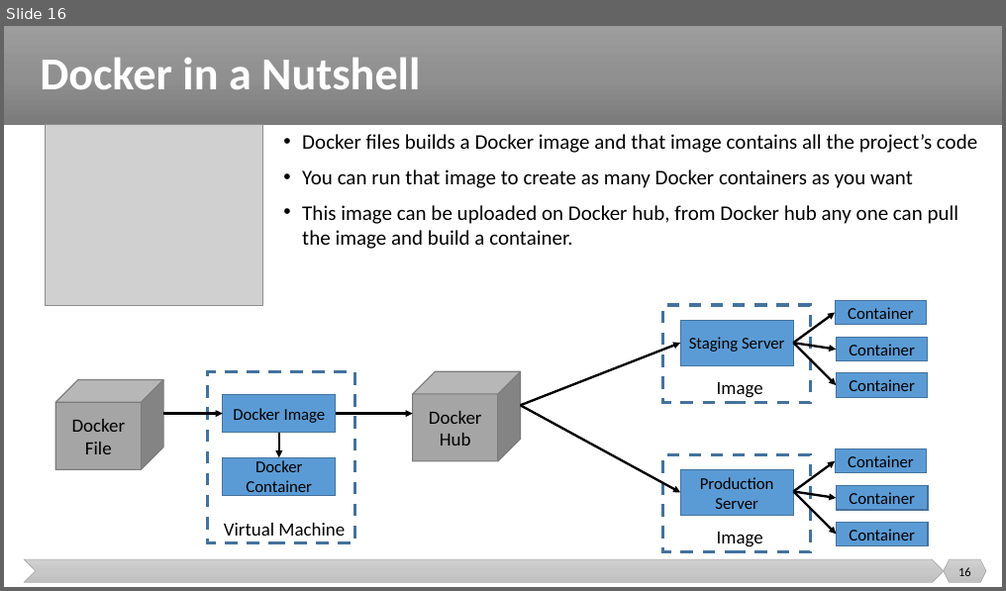
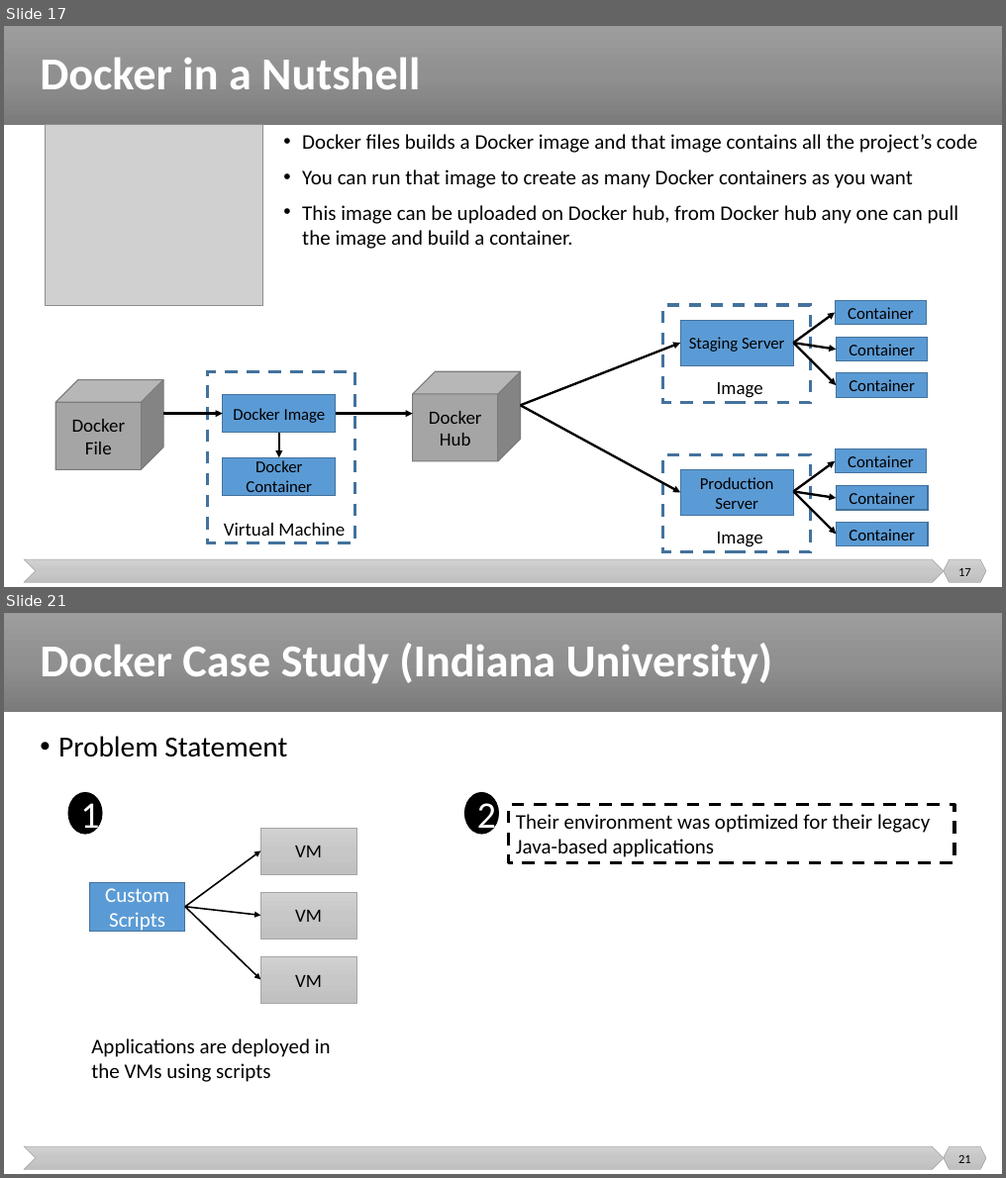
Before and after one commit to malenezi/malenezi, a slide deck: SE489/Lectures/4-Containerization/Containerization.pptx. Shown one above the other, each under a label of ours: slide 16 before the commit, slides 17 and 21 after it; the slides between them are not shown. The pictures are 1006x591 and 1006x1178 pixels, drawn with LibreOffice and Linux fonts; fonts in the diff are those of the drawing; grey boxes stand for pictures. Boxes give left, top, right and bottom in pixels: in the first picture for what was removed or moved away, otherwise in the second. Text is boxed around its words. In the diff, an @@ line names an element or a change of style, - is before the commit and + after.

```diff
--- a/SE489/Lectures/4-Containerization/Containerization.pptx
+++ b/SE489/Lectures/4-Containerization/Containerization.pptx
@@ slide 21 added at [4,613,1002,1174], background #FFFFFF; not listed: 3 template elements that a slide beside it also shows @@
@@ title added at [40,643,773,683], 44 pt, text #FFFFFF, bold @@
+Docker Case Study (Indiana University)
@@ text added at [58,736,287,758], 28 pt, text #000000 @@
+• Problem Statement
@@ ellipse added at [68,792,102,834], fill #000000, outline #000000 1 pt, 36 pt, text #FFFFFF @@
+1
@@ ellipse added at [465,792,499,834], fill #000000, outline #000000 1 pt, 36 pt, text #FFFFFF @@
+2
@@ rectangle added at [509,805,954,862], outline #000000 3 pt dashed, 20 pt, text #000000 @@
+Their environment was optimized for their legacy Java-based applications
@@ rectangle added at [260,828,356,874], fill gradient #D2D2D2 to #C8C8C8 to #C0C0C0, outline #A5A5A5 0.5 pt, 18 pt, text #000000 @@
+VM
@@ arrow added from (185, 907) to (260, 851), #000000 1.5 pt @@
@@ rectangle added at [89,882,185,931], fill #5B9BD5, outline #43739E 1 pt, 20 pt, text #FFFFFF @@
+Custom Scripts
@@ arrow added from (185, 907) to (260, 916), #000000 1.5 pt @@
@@ arrow added from (185, 907) to (260, 980), #000000 1.5 pt @@
@@ rectangle added at [260,892,356,939], fill gradient #D2D2D2 to #C8C8C8 to #C0C0C0, outline #A5A5A5 0.5 pt, 18 pt, text #000000 @@
+VM
@@ rectangle added at [260,957,356,1003], fill gradient #D2D2D2 to #C8C8C8 to #C0C0C0, outline #A5A5A5 0.5 pt, 18 pt, text #000000 @@
+VM
@@ text added at [91,1039,331,1082], 20 pt, text #000000 @@
+Applications are deployed in the VMs using scripts
@@ page number added at [958,1156,971,1163], 12 pt, text #000000 @@
+21
@@ what was slide 16 is now slide 17 @@
@@ page number at [958,569,971,576]: text changed @@
-16
+17
```
Also in this commit, not shown: 17 other slides added.
